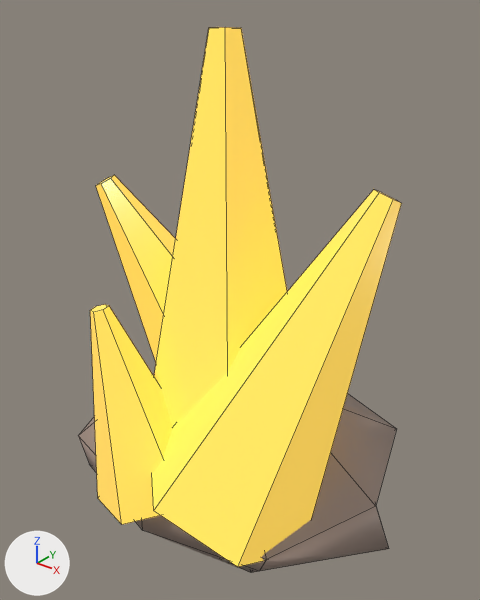
Two versions of the FBX model assets/models/tools/GlowstoneChunk.fbx, one commit apart.
Camera for both pictures: a camera (50 mm lens) standing at (1.076, -1.289, 1.308) and looking at (0.033, 0.015, 0.499). Lighting does not change. The marker at lower left points along +X, +Y and +Z. The picture after the commit comes second. Mesh edges are drawn as thin lines. Where no turn or scale is listed for an object, it has been applied to the vertices.

In view in the first picture: 'Glow', 'Glow.001', 'Glow.003', 'Handle', 'Rock'.
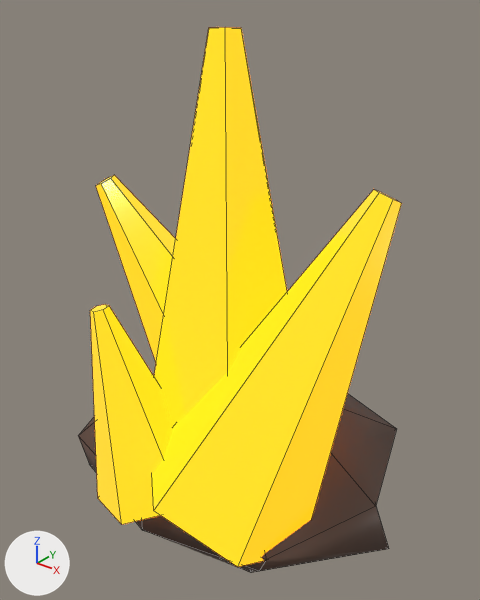
Where the change shows, as pixel boxes [x1, y1, x2, y2] in the pictures (480 x 600 px):
'Glow.001', recoloured, surface changed: [152, 190, 402, 567] in both
'Handle', recoloured, surface changed: [154, 27, 287, 428] in both
'Rock', recoloured (beige to brown): [78, 374, 397, 573] in both
'Glow.003', recoloured, surface changed: [90, 304, 172, 524] in both
'Glow', recoloured, surface changed: [96, 175, 176, 362] in both

The change in detail:
Material 'Glow' (mat_glow) changes colour from yellow #ffd456 to orange #ff9a10; in linear values from (1.0, 0.659, 0.0941) to (1.0, 0.323, 0.00518).
In material 'Glow' (mat_glow), emission_color goes from (1.0, 0.659, 0.0941) (yellow #ffd456) to (1.0, 0.323, 0.00518) (orange #ff9a10).
In material 'Glow' (mat_glow), emission_strength goes from 0.45 to 1.6.
Material 'Rock' (mat_rock) changes colour from beige #a48f83 to brown #5e463a; in linear values from (0.369, 0.275, 0.227) to (0.112, 0.0612, 0.0423).
